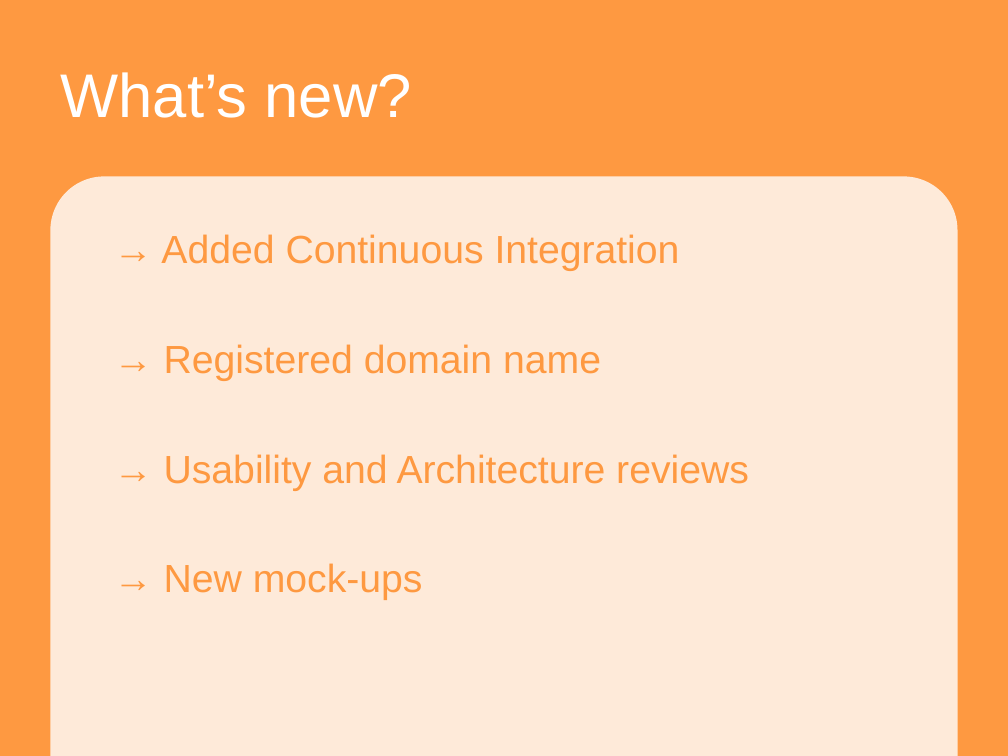
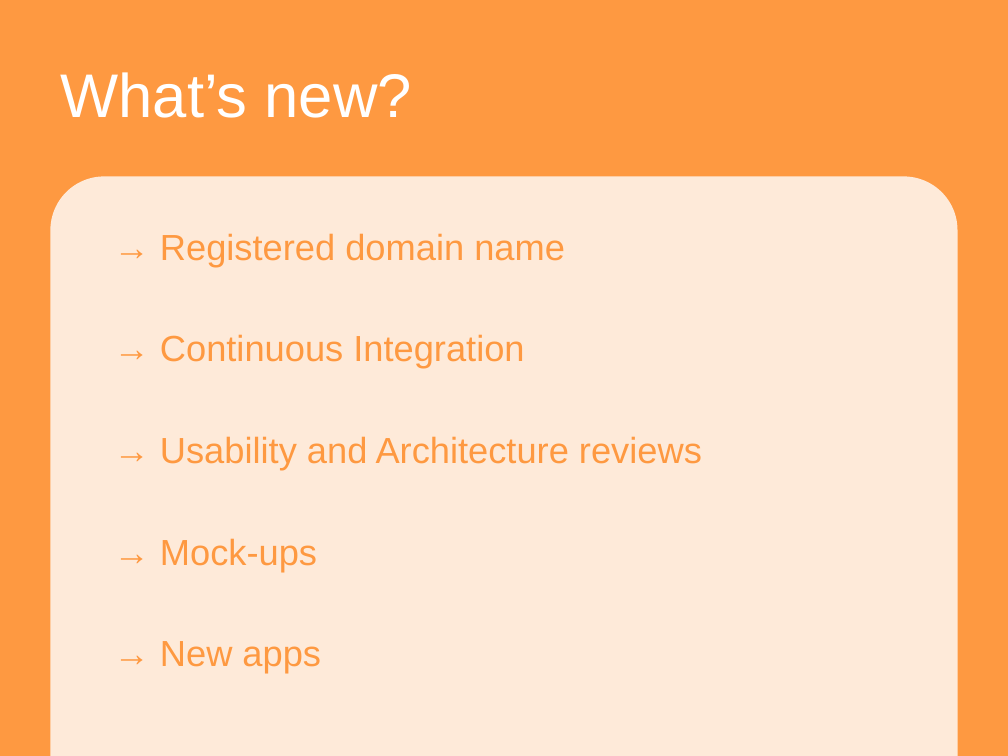
Before and after one commit to ailurus-server/ailurus-device, a slide deck: slide 6 of documents/final_demo.pptx. Drawn at 1008x756 pixels with LibreOffice and Linux fonts; fonts in the diff are those of the drawing. Boxes give left, top, right and bottom in pixels: in the first picture for what was removed or moved away, otherwise in the second. Text is boxed around its words. In the diff, an @@ line names an element or a change of style, - is before the commit and + after.

```diff
--- a/documents/final_demo.pptx
+++ b/documents/final_demo.pptx
@@ text at bbox=[160, 233, 702, 470]: size 28 to 25.9 pt in "→ Registered domain name", "→ Usability and Architecture reviews" @@
@@ text at bbox=[161, 234, 680, 271]: paragraph removed @@
-→ Added Continuous Integration
@@ text at bbox=[160, 334, 524, 368]: paragraph added @@
+→ Continuous Integration
@@ text at bbox=[160, 538, 321, 673]: text changed; size 28 to 25.9 pt @@
-→ New mock-ups
+→ Mock-ups
+→ New apps
```
Also in this commit, not shown: 4 other slides changed, 2 slides added.
